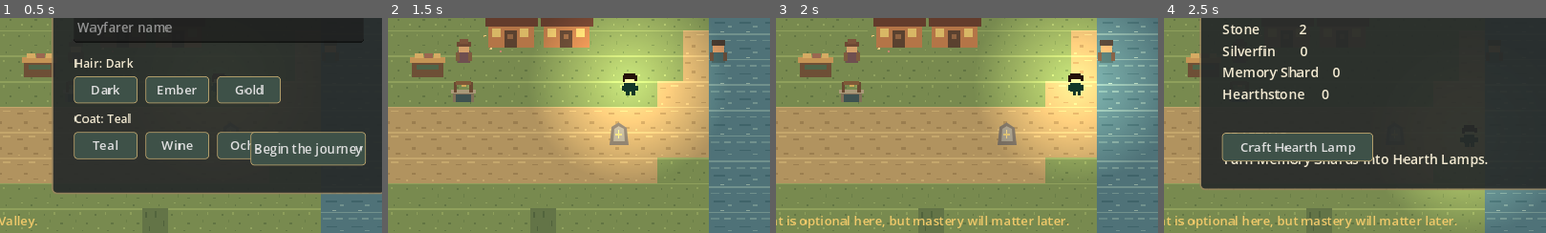
Above: before the commit, frames 1-4 (left to right).
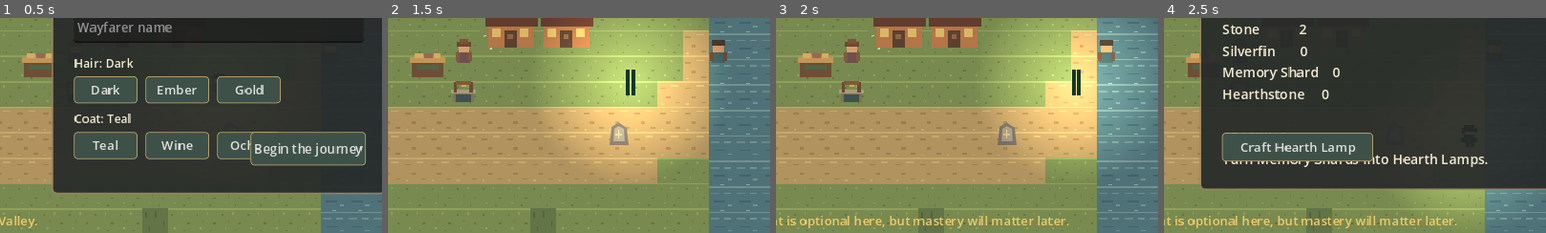
Above: after the commit, the same moments.

Repository: jordan-thirkle/pixel-rpg
Game: Godot game, scene res://scenes/main.tscn
The game is run twice, just before and just after one commit, with the same random seed, the same clock (stepped at 60 frames per second) and the same inputs.
Inputs:
- Up to frame 1 (0.5 s): no input
- Up to frame 2 (1.5 s): click "Begin the journey" at 0.5 s; tap Enter at 1.25 s; hold D from 1.28 s (still down); tap E at 1.35 s
- Up to frame 3 (2 s): keep holding D; tap Space at 1.52 s
- Up to frame 4 (2.5 s): release D at 2.03 s; hold S from 2.03 s (still down); tap I at 2.1 s; tap Space at 2.27 s
The pictures show only the part of the screen within x 21-71%, y 39-89%; the shares and areas given below are measured in that part.

Frame 1 is identical in both runs. In frame 2, 0.3% of the frame differs, in the area x 61-66%, y 24-35%; in frame 3, 0.3%; in frame 4, less than 0.1%.

Commit message:
Hero character: directional animation and equipment tool layer

Diff:
--- a/game/scripts/player.gd
+++ b/game/scripts/player.gd
@@ -4,6 +4,7 @@
 const BODY := preload("res://assets/player_body.svg")
 const HAIR := preload("res://assets/player_hair.svg")
 const COAT := preload("res://assets/player_coat.svg")
+const TOOLS := preload("res://assets/hero_tools.svg")
 
 var state: Node
 var speed := 145.0
@@ -13,6 +14,10 @@
 var hair_sprite: Sprite2D
 var coat_sprite: Sprite2D
 var animated := true
+var action_time := 0.0
+var action_kind := ""
+var tool_sprite: Sprite2D
+var equipment := "axe"
 
 func _ready() -> void:
 	z_index = 20
@@ -23,12 +28,15 @@
 	body_sprite = _atlas_sprite(BODY)
 	hair_sprite = _atlas_sprite(HAIR)
 	coat_sprite = _atlas_sprite(COAT)
+	tool_sprite = _atlas_sprite(TOOLS)
+	tool_sprite.visible = false
 	body_sprite.position = Vector2(0,0)
 	hair_sprite.position = Vector2(0,0)
 	coat_sprite.position = Vector2(0,0)
 	add_child(body_sprite)
 	add_child(coat_sprite)
 	add_child(hair_sprite)
+	add_child(tool_sprite)
 	_apply_customisation()
 
 func _atlas_sprite(texture: Texture2D) -> Sprite2D:
@@ -40,12 +48,29 @@
 	return s
 
 func _process(delta: float) -> void:
-	bob += delta * (8.0 if velocity.length() > 1.0 else 2.0)
-	var frame := int(floor(fmod(bob * 0.75, 4.0)))
-	var rect := Rect2(frame * 32, 0, 32, 32)
+	bob += delta * (9.0 if velocity.length() > 1.0 else 2.0)
+	action_time = maxf(0.0, action_time - delta)
+	var moving := velocity.length() > 1.0
+	var frame := int(floor(fmod(bob * (0.9 if moving else 0.35), 4.0)))
+	var row := _direction_row()
+	var rect := Rect2(frame * 32, row * 32, 32, 32)
 	if body_sprite: body_sprite.region_rect = rect
 	if hair_sprite: hair_sprite.region_rect = rect
 	if coat_sprite: coat_sprite.region_rect = rect
+	if tool_sprite:
+		tool_sprite.region_rect = Rect2(frame * 32, row * 32, 32, 32)
+		tool_sprite.visible = action_time > 0.0
+		tool_sprite.modulate = Color("#d9c48a") if equipment == "axe" else Color("#a9c3c6")
+
+func _direction_row() -> int:
+	if absf(facing.x) > absf(facing.y):
+		return 1 if facing.x > 0.0 else 3
+	return 0 if facing.y > 0.0 else 2
+
+func perform_action(kind: String) -> void:
+	action_kind = kind
+	action_time = 0.42
+	bob += 0.8
 
 func _physics_process(delta: float) -> void:
 	var input_vector := Vector2(
